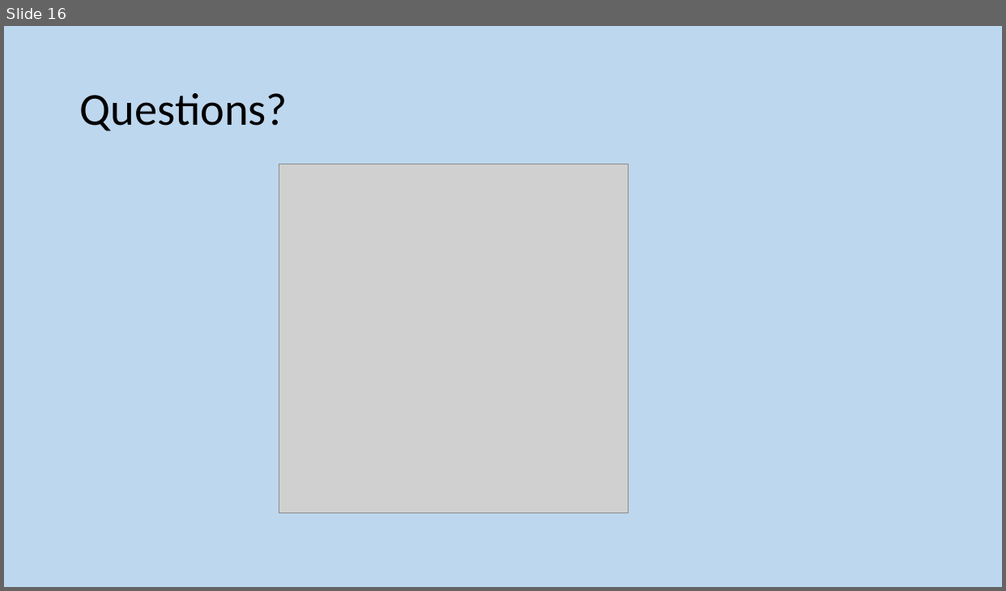
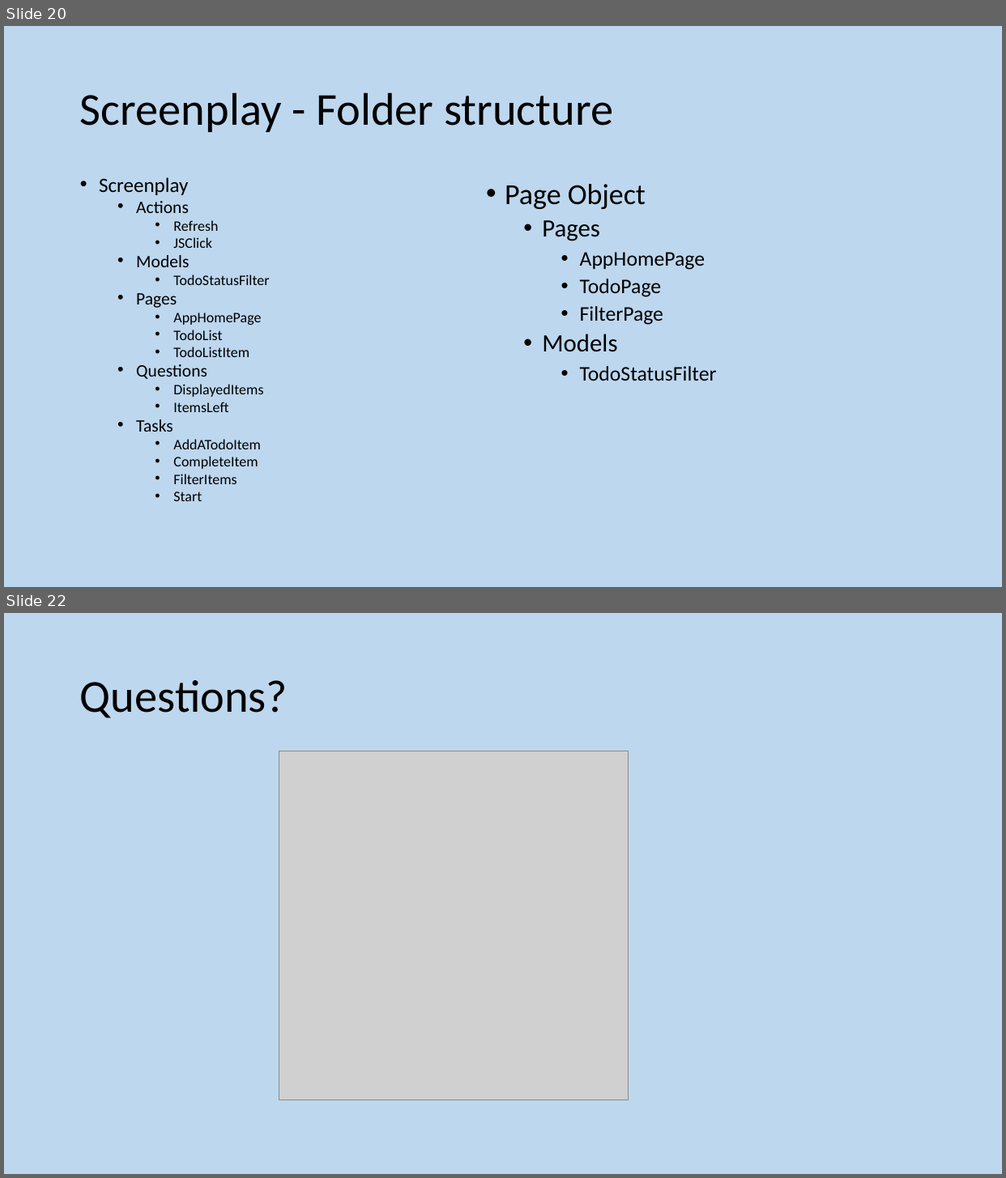
Before and after one commit to GeeChao/serenityjourneydemo, a slide deck: STAG - Screenplay demo.pptx. Shown one above the other, each under a label of ours: slide 16 before the commit, slides 20 and 22 after it; the slides between them are not shown. The pictures are 1006x591 and 1006x1178 pixels, drawn with LibreOffice and Linux fonts; fonts in the diff are those of the drawing; grey boxes stand for pictures. Boxes give left, top, right and bottom in pixels: in the first picture for what was removed or moved away, otherwise in the second. Text is boxed around its words. In the diff, an @@ line names an element or a change of style, - is before the commit and + after.

```diff
--- a/STAG - Screenplay demo.pptx
+++ b/STAG - Screenplay demo.pptx
@@ slide 20 added at [4,26,1002,587], background #BDD7EE @@
@@ title added at [80,92,613,132], 44 pt, text #000000 @@
+Screenplay - Folder structure
@@ text added at [99,177,269,501], 14 pt, text #000000 @@
+• Screenplay
+  • Actions
+    • Refresh
+    • JSClick
+  • Models
+    • TodoStatusFilter
+  • Pages
+    • AppHomePage
+    • TodoList
+    • TodoListItem
+  • Questions
+    • DisplayedItems
+    • ItemsLeft
+  • Tasks
+    • AddATodoItem
+    • CompleteItem
+    • FilterItems
+    • Start
@@ text added at [505,184,717,382], 20 pt, text #000000 @@
+• Page Object
+  • Pages
+    • AppHomePage
+    • TodoPage
+    • FilterPage
+  • Models
+    • TodoStatusFilter
@@ what was slide 16 is now slide 22 @@
```
Also in this commit, not shown: 3 slides changed, 15 other slides added, 10 slides removed.
